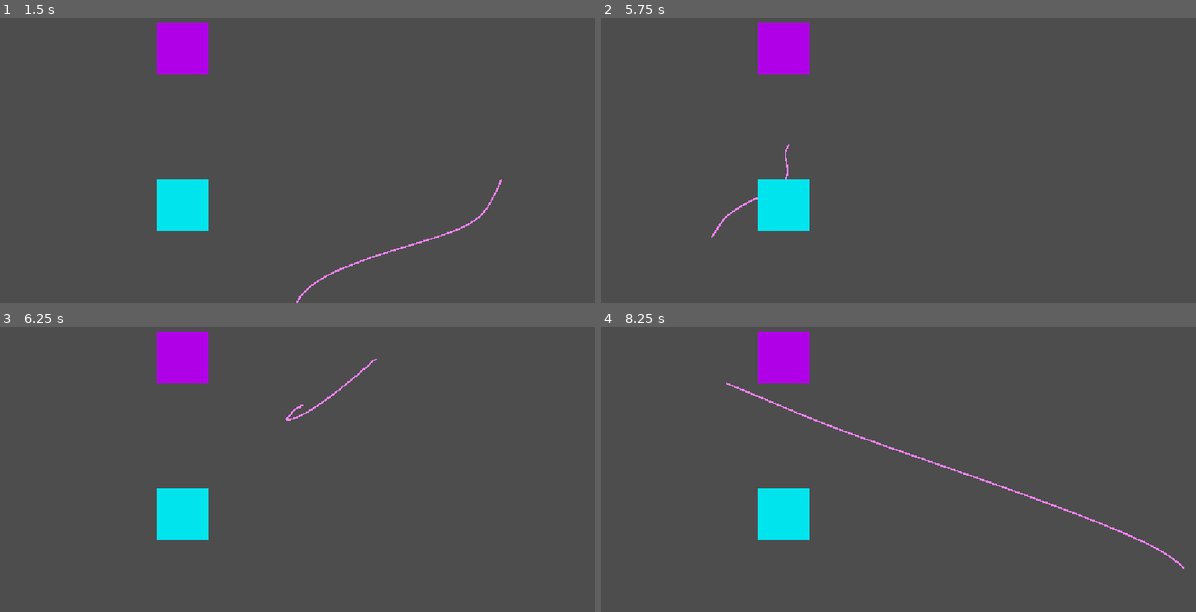
Above: before the commit, frames 1-4 (two rows, left to right).
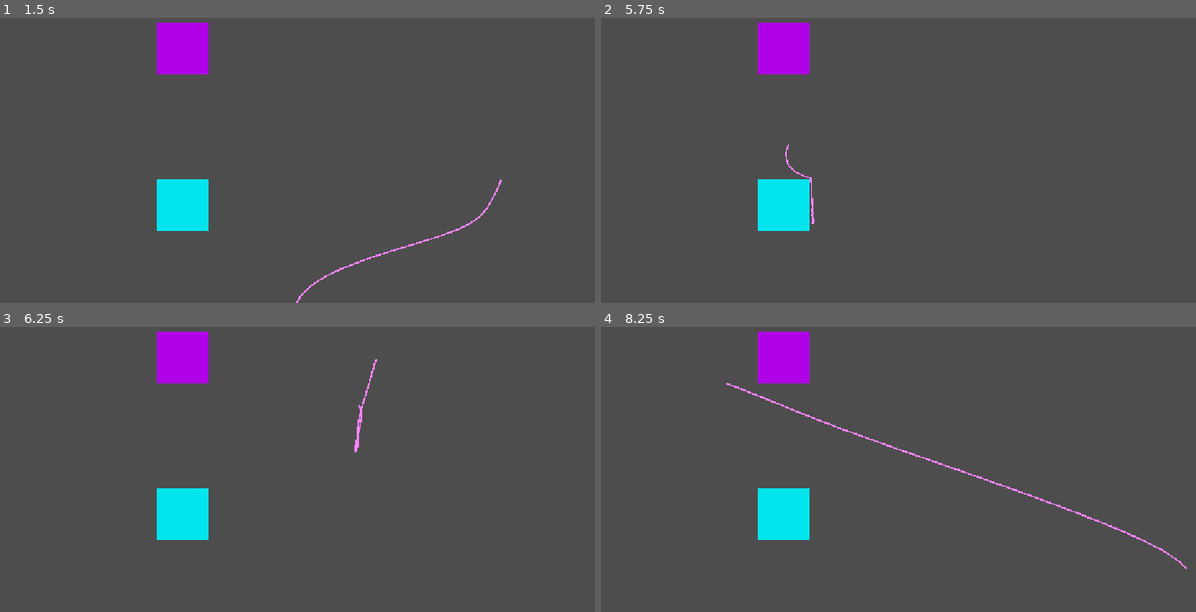
Above: after the commit, the same moments.

Repository: madgustoo/sandbox
Game: Godot game, scene res://main.tscn
Two runs of this game, one before a commit and one after it. Both use one fixed random seed, a clock stepped at 60 frames per second and the inputs below.
Inputs (mouse positions are in pixels of both pictures, inside the frame that each line leads up to):
- Up to frame 1 (1.5 s): tap Enter at 0.5 s; move the mouse to (279, 197) at 0.52 s; tap Space at 1.25 s; move the mouse to (499, 180) at 1.27 s
- Up to frame 2 (5.75 s): move the mouse to (725, 75) at 2.02 s; move the mouse to (946, 126) at 2.77 s; move the mouse to (821, 37) at 3.52 s; move the mouse to (1053, 109) at 4.27 s; move the mouse to (791, 143) at 5.02 s
- Up to frame 3 (6.25 s): move the mouse to (374, 358) at 5.77 s
- Up to frame 4 (8.25 s): move the mouse to (880, 506) at 6.52 s; move the mouse to (1100, 489) at 7.27 s; move the mouse to (725, 384) at 8.02 s

Frame 1 is identical in both runs. In frame 2, 0.2% of the frame differs, in the area x 18-36%, y 45-78%; in frame 3, 0.3%; in frame 4, 0.7%, in the area x 22-99%, y 20-85%.

Commit message:
feat: finish collision

Diff:
--- a/rope.tscn
+++ b/rope.tscn
@@ -7,6 +7,8 @@
 number_of_rope_segments = 150
 dampening = 0.96
 collision_mask = 2
+collision_radius = 0.3
+collision_segment_interval = 1
 
 [node name="Line2D" type="Line2D" parent="." unique_id=552446880]
 width = 0.5
--- a/scripts/rope_verlet.gd
+++ b/scripts/rope_verlet.gd
@@ -23,7 +23,7 @@
 @export_flags_2d_physics var collision_mask = 1 # Where to look for collisions (detect)
 @export var collision_radius = 0.1
 @export var bounce_factor = 0.1
-@export var collection_clamp_amount = 0.1
+# @export var collection_clamp_amount = 0.1
 
 @export var collision_segment_interval = 2
 
@@ -128,42 +128,59 @@
 		var rope_segment = rope_segments[i]
 		var velocity = rope_segment.current_position - rope_segment.last_position
 
-		# Position the collision query over the rope segment to check wether the segment overlaps another physic object
+		# Position the collision query over the rope segment to check whether
+		# the segment overlaps another physics object
 		collision_query.transform = Transform2D(
 			0.0,
 			rope_segment.current_position
 		)
 
-		var colliders := space_state.intersect_shape(collision_query)
+		# Returns the nearest collision information intersecting the collision query
+		var nearest_collision := space_state.get_rest_info(collision_query)
 
-		for result in colliders:
-			var collider := result["collider"] as CollisionObject2D
-			# print("Segment ", i, " collided with: ", collider)
+		if nearest_collision.is_empty():
+			continue
 
-			# For each collider, returns the nearest collision info intersecting the collision_query
-			var nearest_collision := space_state.get_rest_info(collision_query)
+		var hit_point: Vector2 = nearest_collision["point"]
+		var normal: Vector2 = nearest_collision["normal"]
+		var collider := instance_from_id(
+			nearest_collision["collider_id"]
+		) as CollisionObject2D
 
-			if nearest_collision:
-				var hit_point = nearest_collision.get("point")
-				# Distance between current rope segment and closest collision point from the collision_query
-				var distance = (rope_segment.current_position - hit_point).length()
+		# Distance between the current rope segment and the closest collision point
+		var distance = (
+			rope_segment.current_position - hit_point
+		).length()
 
-				if (distance < collision_radius):
-					# The normal (direction) to push out the rope segment from the collider
-					var normal = (rope_segment.current_position - hit_point).normalized()
-					if (normal == Vector2.ZERO):
-						# Fallback method for this edge case where the normal is (0,0)
-						# calculate the normal based on the collider's center instead
-						# normal = (rope.current_position - co)
-						pass
+		if distance < collision_radius:
+			# The normal is the direction used to push the rope segment
+			# out of the collider
+			if normal.is_zero_approx():
+				pass
+				# Fallback method for this edge case where the normal is (0, 0)
+				# Calculate the normal based on the collider's center instead
+				normal = (
+					rope_segment.current_position -
+					collider.global_position
+				).normalized()
 
-					# Now we actually resolve the overlap: we push the segment out of the collider
-					# How much the segment overlapped with the collider
-					var depth = collision_radius - distance;
-					# Move the current rope segment out of the collider
-					rope_segment.current_position += normal * depth
+			# Now we actually resolve the overlap:
+			# push the segment out of the collider
 
-		rope_segment.last_position = rope_segment.current_position - velocity
+			# How much the segment overlapped with the collider
+			var depth = collision_radius - distance
+
+			# Move the current rope segment out of the collider
+			rope_segment.current_position += normal * depth
+
+			# Add a bounce / acts more like a stickiness variable
+			# The higher the bounce_factor, the more slippery the rope appears
+			# The lower the bounce_factor, the more it appears to stick
+			velocity = velocity.bounce(normal) * bounce_factor
+
+		rope_segment.last_position = (
+			rope_segment.current_position - velocity
+		)
 
 #func _draw() -> void:
 	#for rope_segment in rope_segments:
